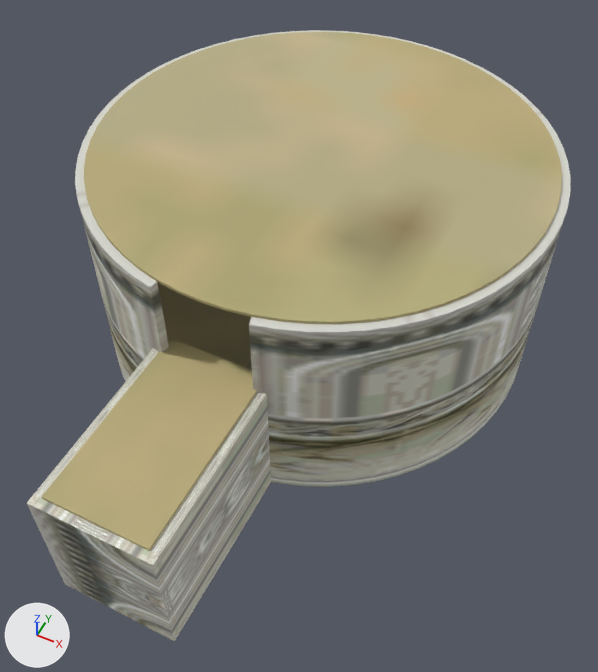
What one commit did to the glTF model assets/stages/city_e/s00e_office/lndmd/s00e_office_m.glb.
Before and after are seen from a 50 mm camera at (19.7, -42.9, 49.9) aimed at (2.1, -7.6, 5.8). Every picture has the same lights, and +X, +Y and +Z are marked at lower left. The picture after the commit comes second. Where no turn or scale is listed for an object, it has been applied to the vertices.

Names of what the first picture shows: 'Ceiling_Round', 'Floor_Round', 'Hall_Ceiling', 'Hall_Wall_End', 'Hall_Wall_L', 'Hall_Wall_R', 'Wall_Round'.
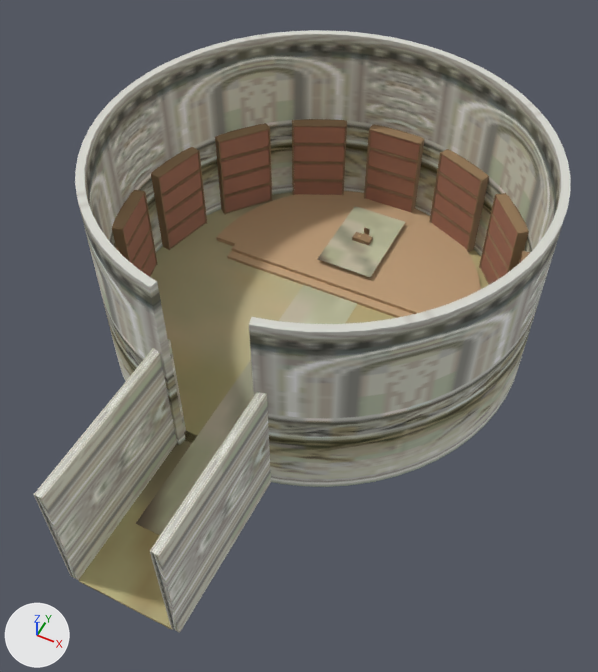
The change, as a diff of the scene's bpy script:
```diff
--- a/assets/stages/city_e/s00e_office/lndmd/s00e_office_m.glb.py
+++ b/assets/stages/city_e/s00e_office/lndmd/s00e_office_m.glb.py
@@ ob_ceiling_round @@
-ob_ceiling_round = bpy.data.objects.new('Ceiling_Round', me_cylinder_001)
-ob_ceiling_round.location = (0.0, 0.0, 16.1)
@@ ob_hall_ceiling @@
-ob_hall_ceiling = bpy.data.objects.new('Hall_Ceiling', me_cube_002)
-ob_hall_ceiling.location = (0.0, -21.5, 10.1)
@@ ob_hall_wall_end @@
-ob_hall_wall_end = bpy.data.objects.new('Hall_Wall_End', me_cube_006)
-ob_hall_wall_end.location = (0.0, -28.3, 5.0)
```

Location of each change, [x1, y1, x2, y2] in pixels of the pictures (598 x 672 px):
'Ceiling_Round', deleted (beige)
    before: [84, 32, 562, 324]
'Hall_Ceiling', deleted (beige)
    before: [42, 338, 257, 551]
'Hall_Wall_End', deleted
    before: [27, 494, 180, 641]
'Floor_Round', unchanged, uncovered by the edit
    before: [157, 282, 251, 367]
    after: [151, 192, 488, 442]
'Hall_Wall_L', unchanged, uncovered by the edit
    before: [34, 339, 169, 498]
    after: [34, 339, 186, 580]
'Platform', unchanged, uncovered by the edit
    after: [217, 191, 481, 310]
'Carpet_Runner', unchanged, uncovered by the edit
    before: [245, 360, 252, 370]
    after: [136, 285, 357, 535]
